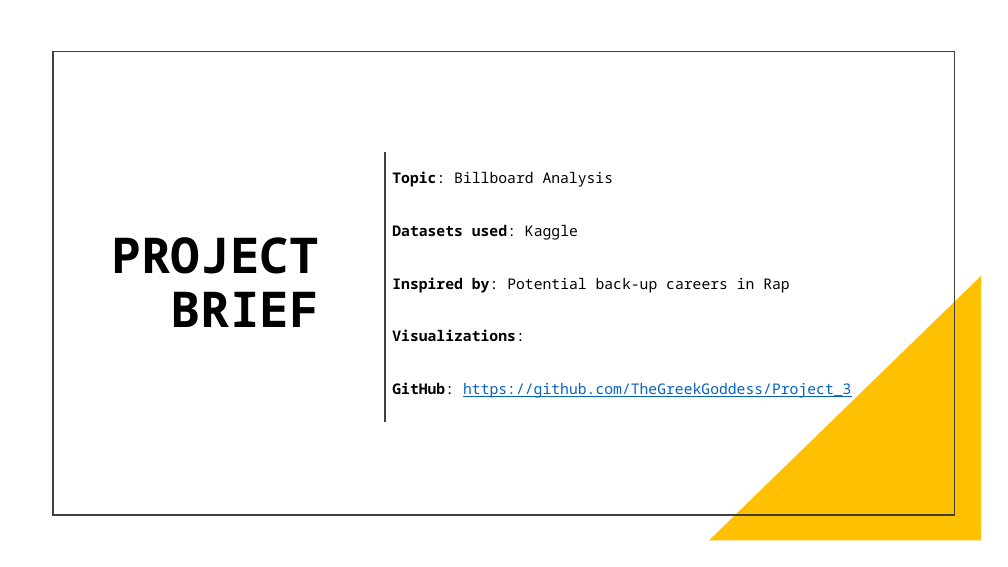
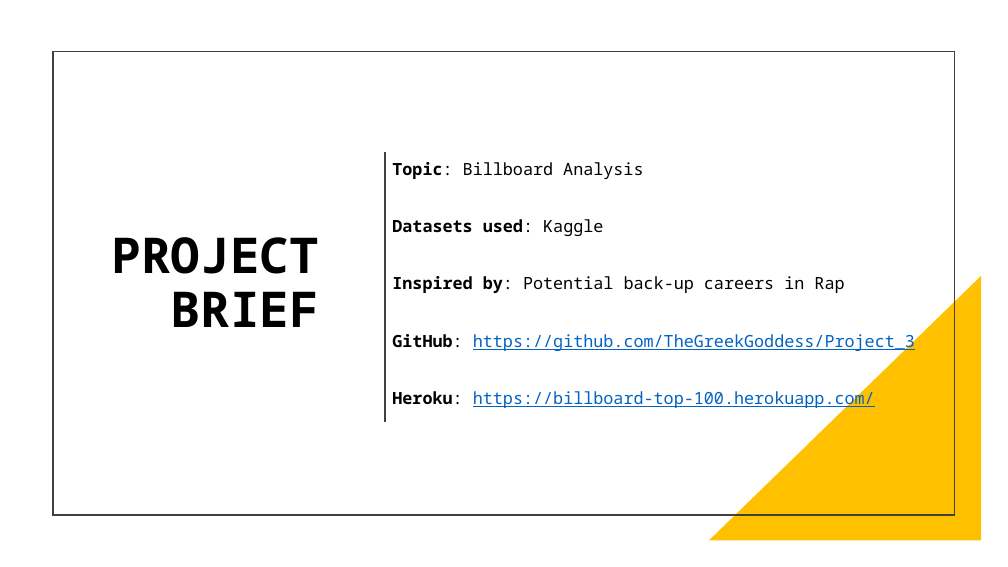
Before and after one commit to TheGreekGoddess/Project_3, a slide deck: slide 2 of Project_3.pptx. Drawn at 1008x567 pixels with LibreOffice and Linux fonts; fonts in the diff are those of the drawing. Boxes give left, top, right and bottom in pixels: in the first picture for what was removed or moved away, otherwise in the second. Text is boxed around its words. In the diff, an @@ line names an element or a change of style, - is before the commit and + after.

```diff
--- a/Project_3.pptx
+++ b/Project_3.pptx
@@ text at bbox=[392, 162, 915, 352]: size 14 to 16 pt in "Topic: Billboard Analysis", "Datasets used: Kaggle", "Inspired by: Potential back-up careers in Rap", "GitHub: https://github.com/TheGreekGoddess/Project_3" @@
@@ text at bbox=[392, 329, 525, 341]: paragraph removed @@
-Visualizations:
@@ text at bbox=[392, 388, 875, 409]: paragraph added @@
+Heroku: https://billboard-top-100.herokuapp.com/
```
Also in this commit, not shown: 2 other slides changed, 1 other file.
